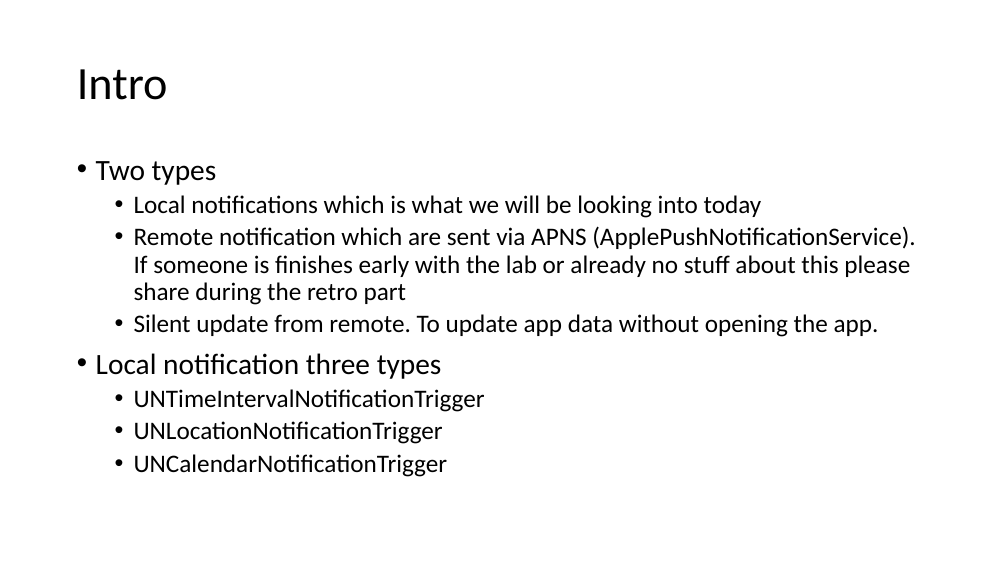
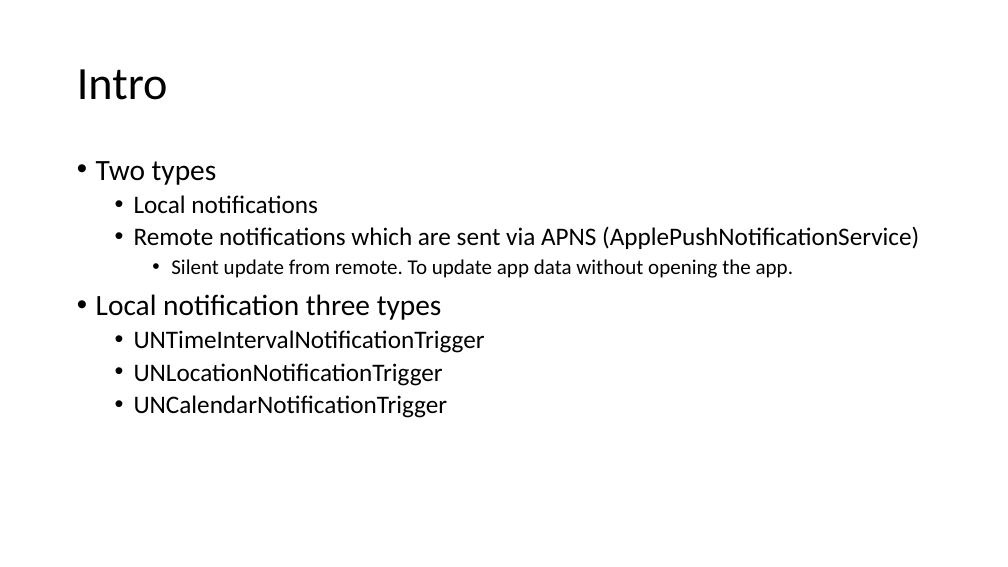
Before and after one commit to jayway/RichNotification, a slide deck: slide 3 of Notification iOS 10.pptx. Drawn at 1008x567 pixels with LibreOffice and Linux fonts; fonts in the diff are those of the drawing. Boxes give left, top, right and bottom in pixels: in the first picture for what was removed or moved away, otherwise in the second. Text is boxed around its words. In the diff, an @@ line names an element or a change of style, - is before the commit and + after.

Commit message:
pptx

```diff
--- a/Notification iOS 10.pptx
+++ b/Notification iOS 10.pptx
@@ text at [134,195,919,249]: text changed @@
-  • Local notifications which is what we will be looking into today
-  • Remote notification which are sent via APNS (ApplePushNotificationService). If someone is finishes early with the lab or already no stuff about this please share during the retro part
+  • Local notifications
+  • Remote notifications which are sent via APNS (ApplePushNotificationService)
@@ text at [171,259,793,278]: size 24 to 20 pt in "Silent update from remote. To update app ..."; list level 2 to 3 in "Silent update from remote. To ..." @@
```
Also in this commit, not shown: 1 other slide changed, 1 slide added.
